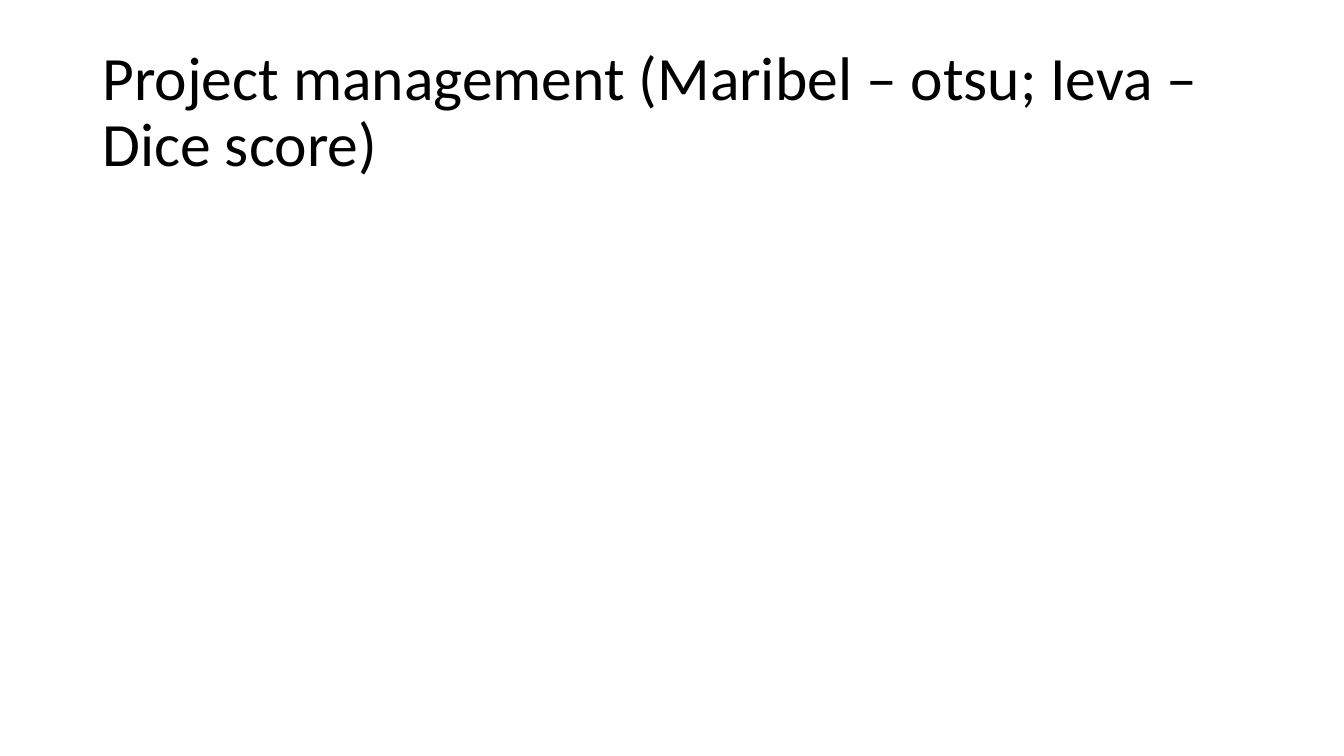
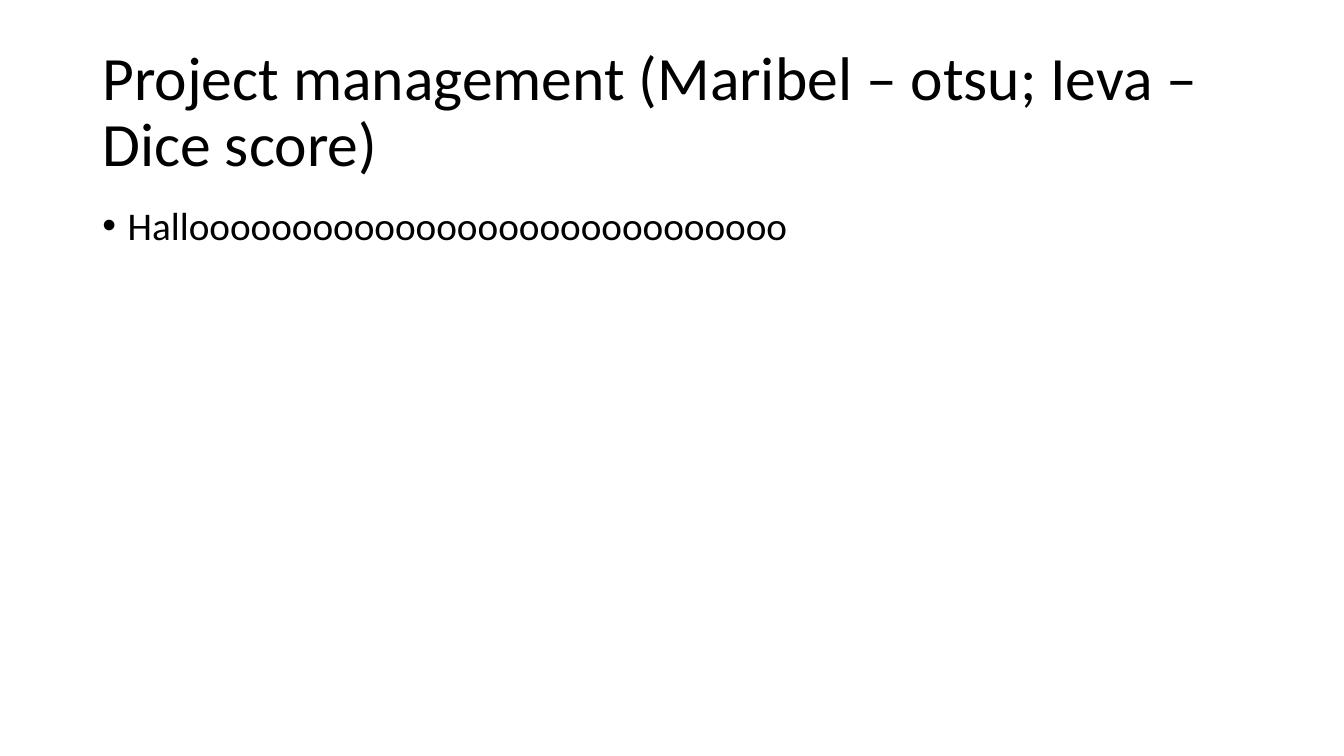
Before and after one commit to datascience-mobi-2022/2022-topic-01-team-04, a slide deck: slide 4 of presentation/project proposal.pptx. Drawn at 1344x756 pixels with LibreOffice and Linux fonts; fonts in the diff are those of the drawing. Boxes give left, top, right and bottom in pixels: in the first picture for what was removed or moved away, otherwise in the second. Text is boxed around its words. In the diff, an @@ line names an element or a change of style, - is before the commit and + after.

Commit message:
pp

```diff
--- a/presentation/project proposal.pptx
+++ b/presentation/project proposal.pptx
@@ text added at bbox=[128, 212, 787, 241], 28 pt, text #000000 @@
+• Hallooooooooooooooooooooooooooooo
```
